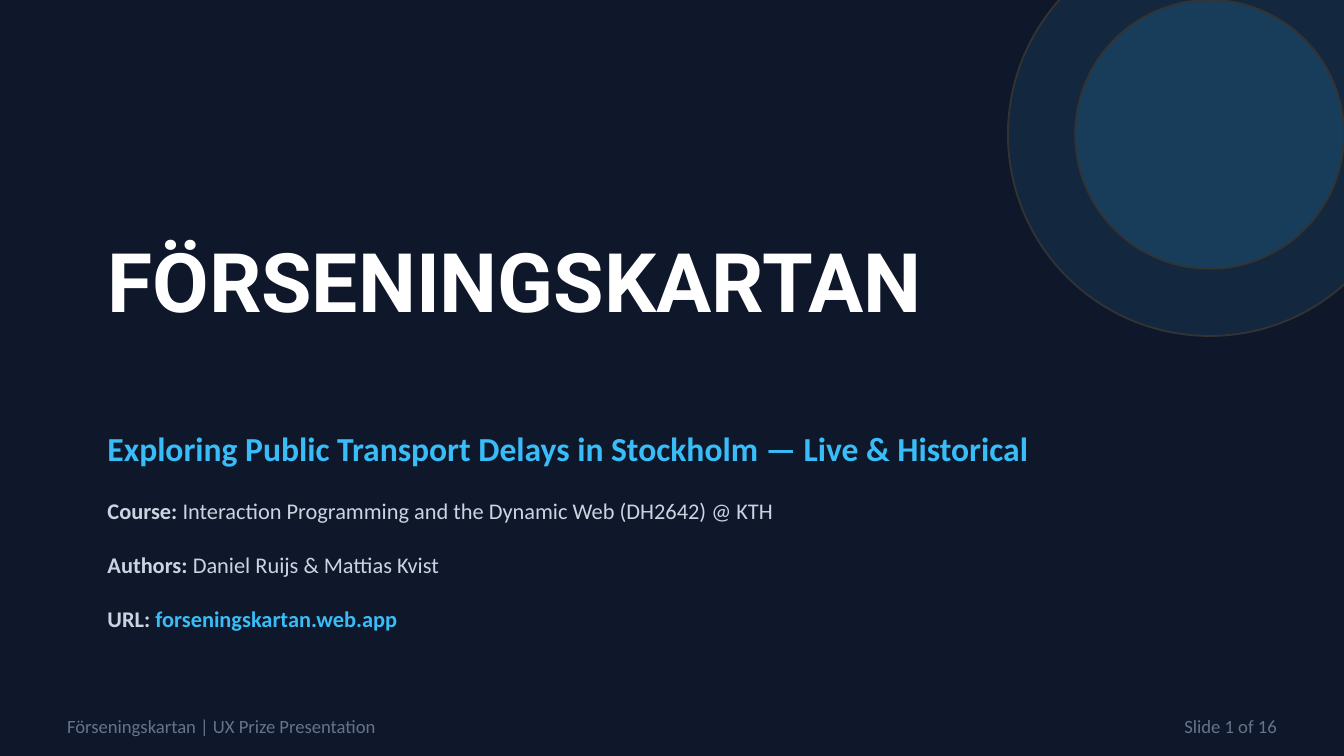
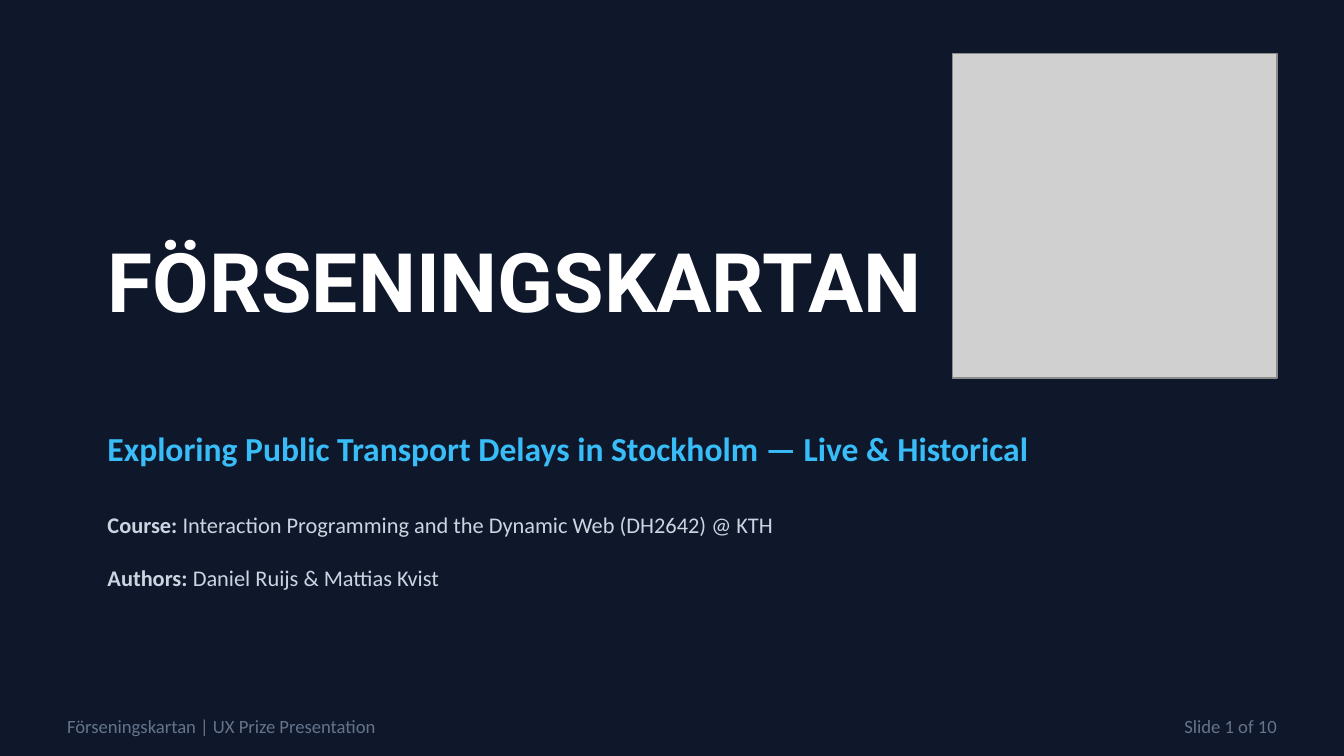
Before and after one commit to mattiaskvist/forseningskartan, a slide deck: slide 1 of presentation.pptx. Drawn at 1344x756 pixels with LibreOffice and Linux fonts; fonts in the diff are those of the drawing; grey boxes stand for pictures. Boxes give left, top, right and bottom in pixels: in the first picture for what was removed or moved away, otherwise in the second. Text is boxed around its words. In the diff, an @@ line names an element or a change of style, - is before the commit and + after.

```diff
--- a/presentation.pptx
+++ b/presentation.pptx
@@ ellipse removed at (x1=1008, y1=0, x2=1344, y2=336) @@
@@ ellipse removed at (x1=1075, y1=0, x2=1344, y2=269) @@
@@ picture added at (x1=952, y1=54, x2=1277, y2=379) @@
@@ text at (x1=107, y1=611, x2=397, y2=631): paragraph removed @@
-URL: forseningskartan.web.app
@@ text at (x1=1184, y1=720, x2=1277, y2=733): text changed @@
-Slide 1 of 16
+Slide 1 of 10
```
Also in this commit, not shown: 7 other slides changed, 2 slides added, 8 slides removed, 1 other file.
